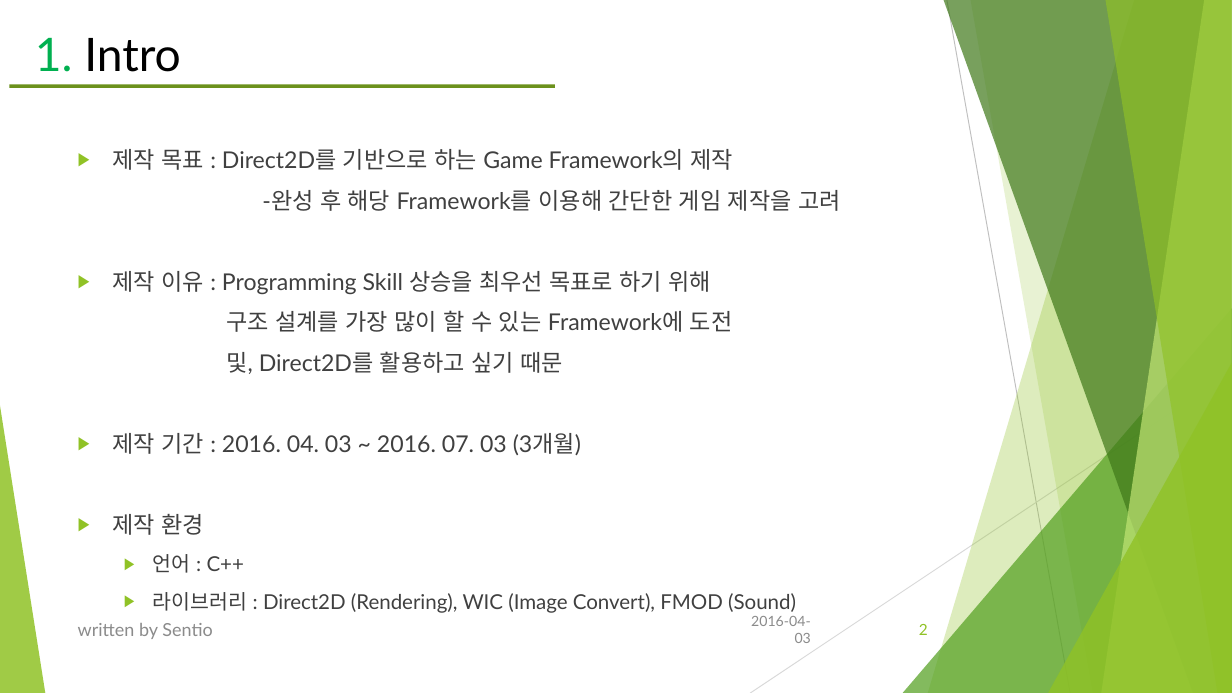
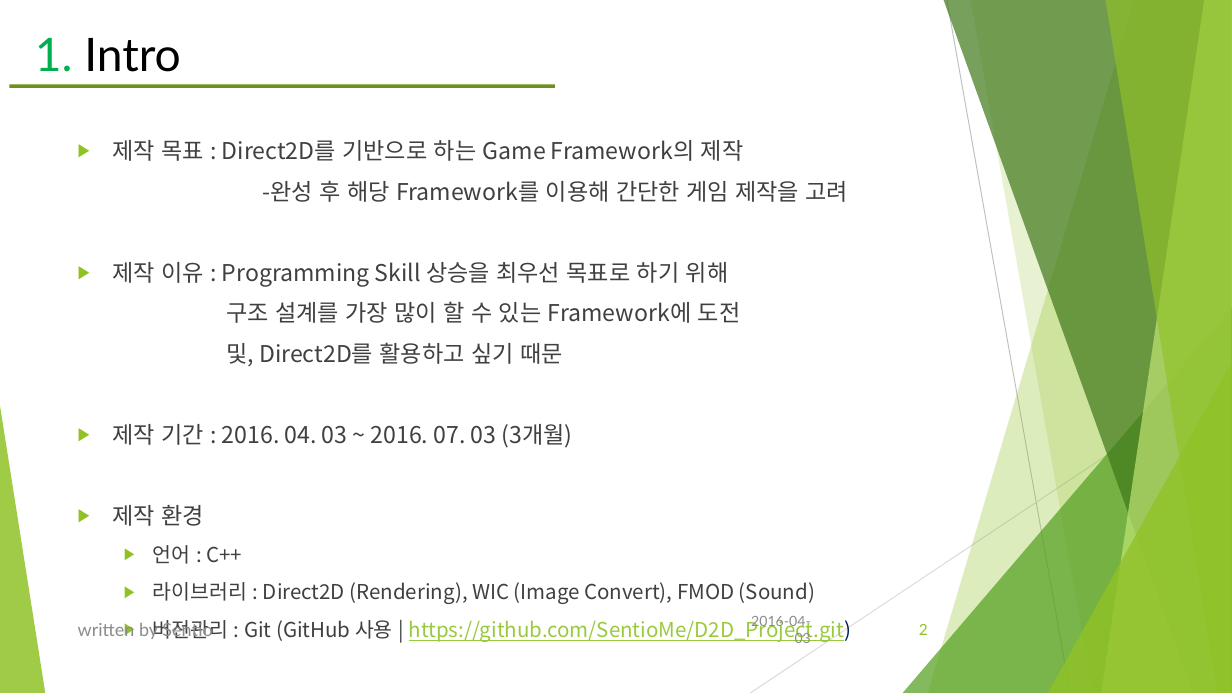
Before and after one commit to SentioMe/D2D_Project, a slide deck: slide 2 of Direct2D_Framework plan.pptx. Drawn at 1232x693 pixels with LibreOffice and Linux fonts; fonts in the diff are those of the drawing. Boxes give left, top, right and bottom in pixels: in the first picture for what was removed or moved away, otherwise in the second. Text is boxed around its words. In the diff, an @@ line names an element or a change of style, - is before the commit and + after.

```diff
--- a/Direct2D_Framework plan.pptx
+++ b/Direct2D_Framework plan.pptx
@@ text "제작 목표 : Direct2D를 기반으로 ...": place and size @@
-text "제작 목표 : Direct2D를 기반으로 ..." at [112, 149, 841, 613]
+text "제작 목표 : Direct2D를 기반으로 ..." at [112, 140, 852, 643]
@@ text at [112, 140, 849, 604]: font Lato to Noto Sans CJK KR in "제작 목표 : Direct2D를 기반으로 하는 Game ...", "-완성 후 해당 Framework를 이용해 간단한 게임 ...", "제작 이유 : Programming Skill 상승을 최우선 ...", "구조 설계를 가장 많이 할 수 있는 ..." and 5 more places @@
@@ text at [153, 617, 852, 643]: paragraph added @@
+  ▶ 버전관리 : Git (GitHub 사용 | https://github.com/SentioMe/D2D_Project.git)
```
Also in this commit, not shown: 2 other slides changed, 1 slide added, 31 other files.
